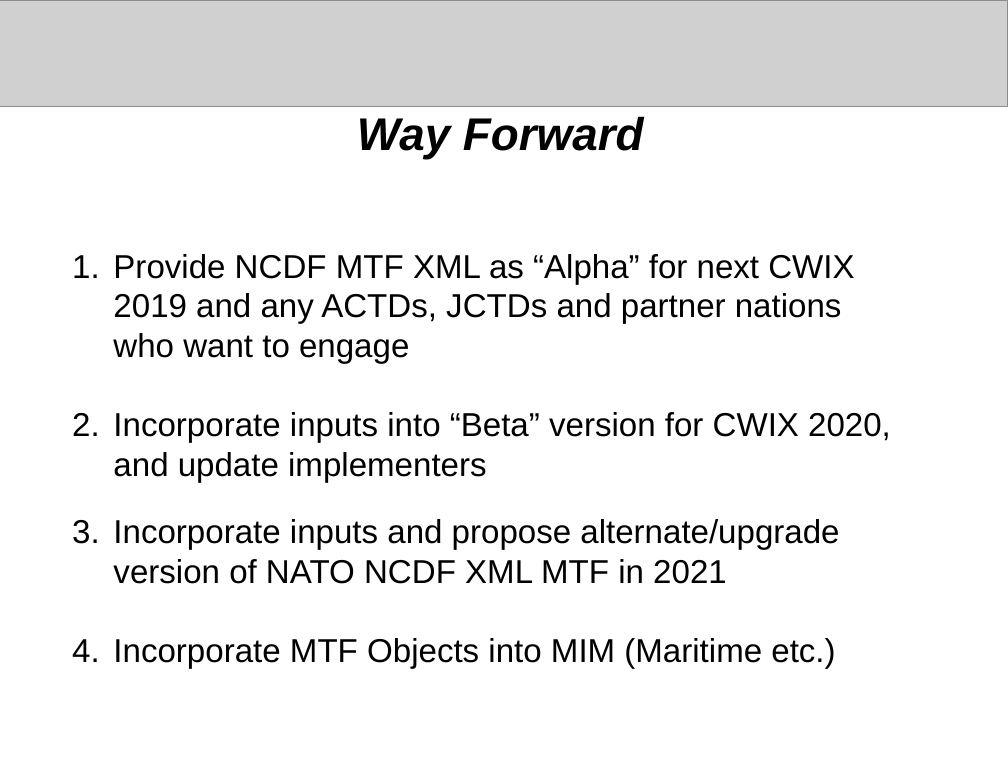
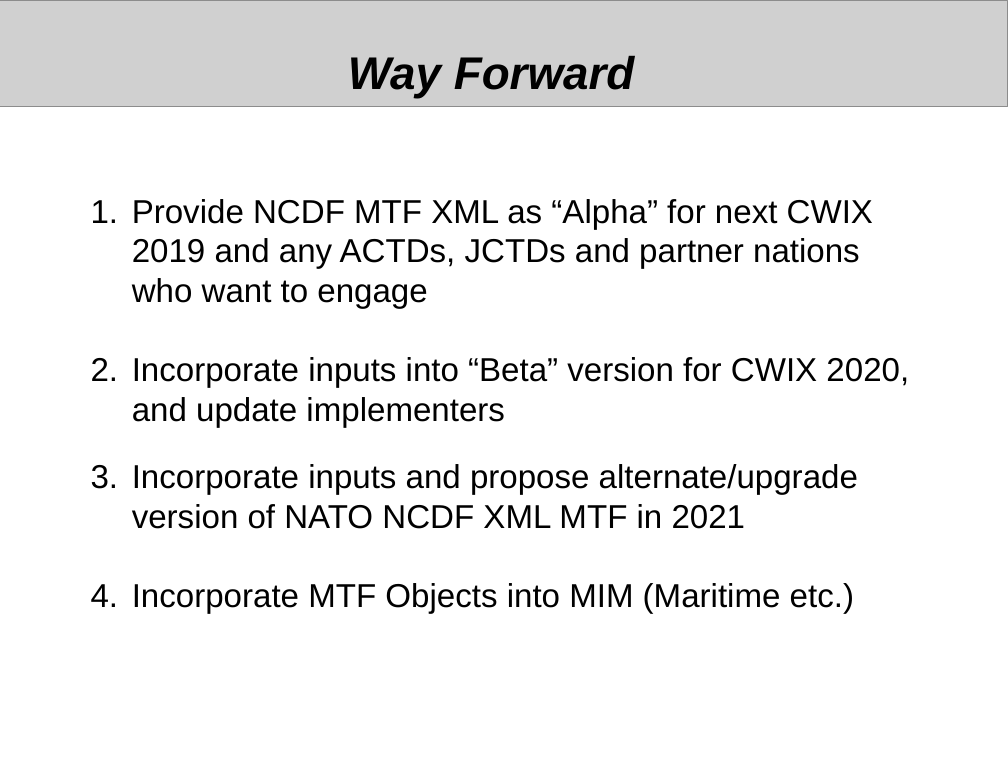
Before and after one commit to mil-oss/MTFXML, a slide deck: slide 8 of NCDF_MTF/Doc/NATO_MTF_NCDF.odp. Drawn at 1008x779 pixels with LibreOffice and Linux fonts; fonts in the diff are those of the drawing; grey boxes stand for pictures. Boxes give left, top, right and bottom in pixels: in the first picture for what was removed or moved away, otherwise in the second. Text is boxed around its words. In the diff, an @@ line names an element or a change of style, - is before the commit and + after.

```diff
--- a/NCDF_MTF/Doc/NATO_MTF_NCDF.odp
+++ b/NCDF_MTF/Doc/NATO_MTF_NCDF.odp
@@ text "Way Forward": place and size @@
-text "Way Forward" at bbox=[357, 116, 644, 159]
+text "Way Forward" at bbox=[348, 55, 635, 98]
@@ text "Provide NCDF MTF XML as ...": place and size @@
-text "Provide NCDF MTF XML as ..." at bbox=[113, 254, 891, 669]
+text "Provide NCDF MTF XML as ..." at bbox=[132, 199, 909, 614]
```
Also in this commit, not shown: 6 other slides changed, 12 other files.
